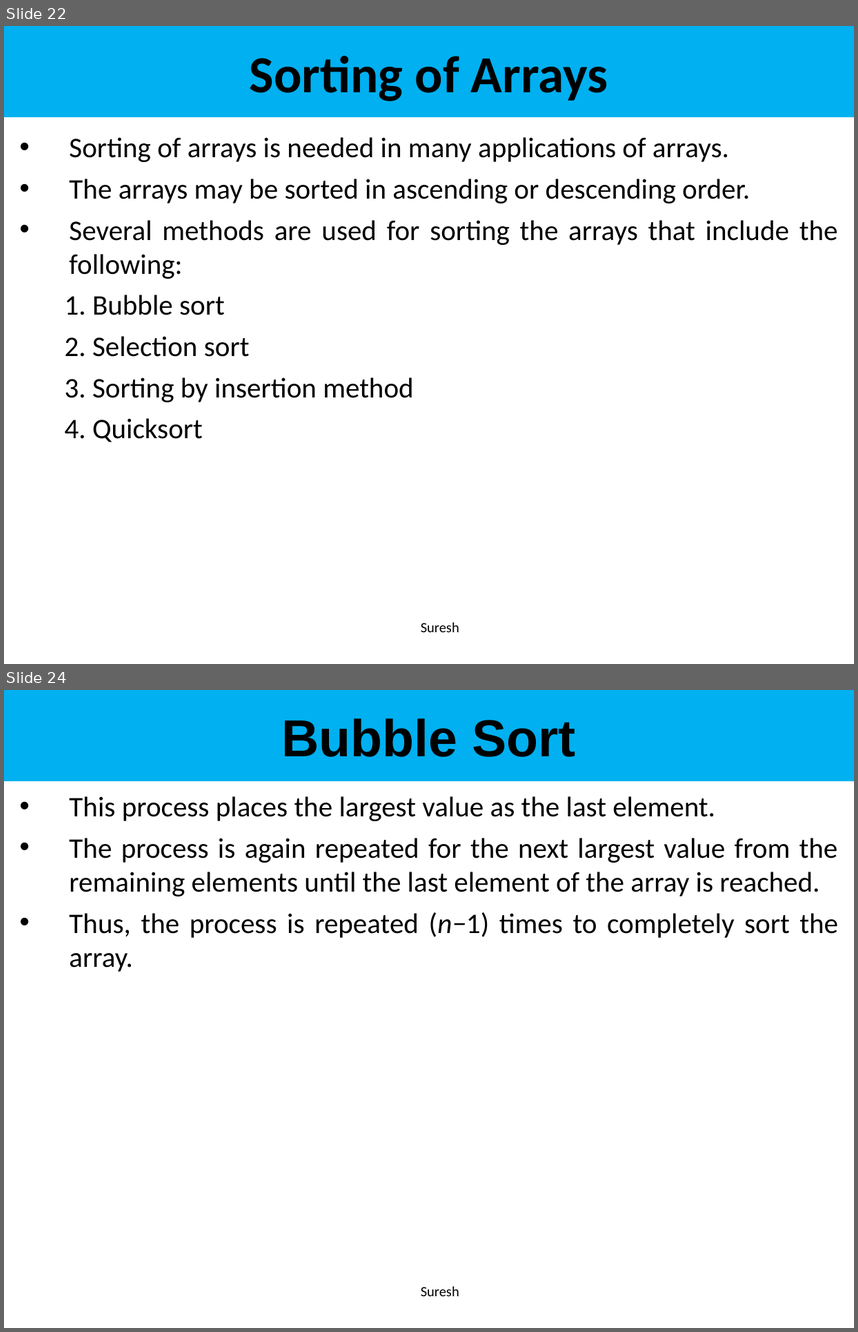
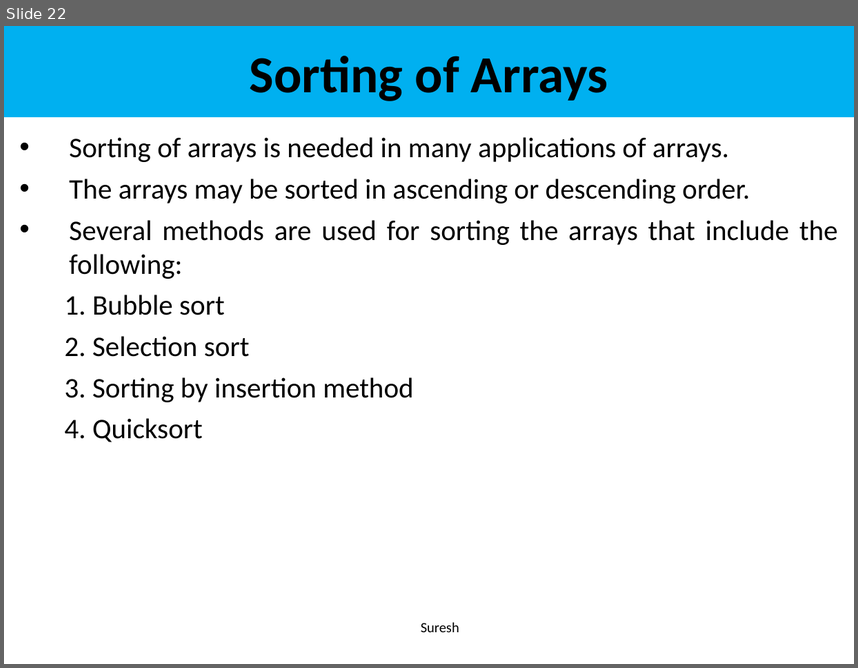
Before and after one commit to karthikeyamajeti/Oops-Through-Java, a slide deck: Notes_PPT/UNIT - 3/UNIT 3 Arrays PPT.ppt. Shown one above the other, each under a label of ours: slides 22 and 24 before the commit, slide 22 after it; the slides between them are not shown. The pictures are 858x1332 and 858x668 pixels, drawn with LibreOffice and Linux fonts; fonts in the diff are those of the drawing. Boxes give left, top, right and bottom in pixels: in the first picture for what was removed or moved away, otherwise in the second. Text is boxed around its words. In the diff, an @@ line names an element or a change of style, - is before the commit and + after.

```diff
--- a/Notes_PPT/UNIT - 3/UNIT 3 Arrays PPT.ppt
+++ b/Notes_PPT/UNIT - 3/UNIT 3 Arrays PPT.ppt
@@ slide 24 removed at (x1=4, y1=690, x2=854, y2=1328), background #FFFFFF @@
@@ rectangle removed at (x1=4, y1=690, x2=854, y2=781) @@
-Bubble Sort
@@ subtitle removed at (x1=69, y1=796, x2=838, y2=972) @@
-• This process places the largest value as the last element.
-• The process is again repeated for the next largest value from the remaining elements until the last element of the array is reached.
-• Thus, the process is repeated (n−1) times to completely sort the array.
@@ text removed at (x1=421, y1=1285, x2=459, y2=1296) @@
-Suresh
```
Also in this commit, not shown: 2 slides changed, 9 slides added, 6 other slides removed.
